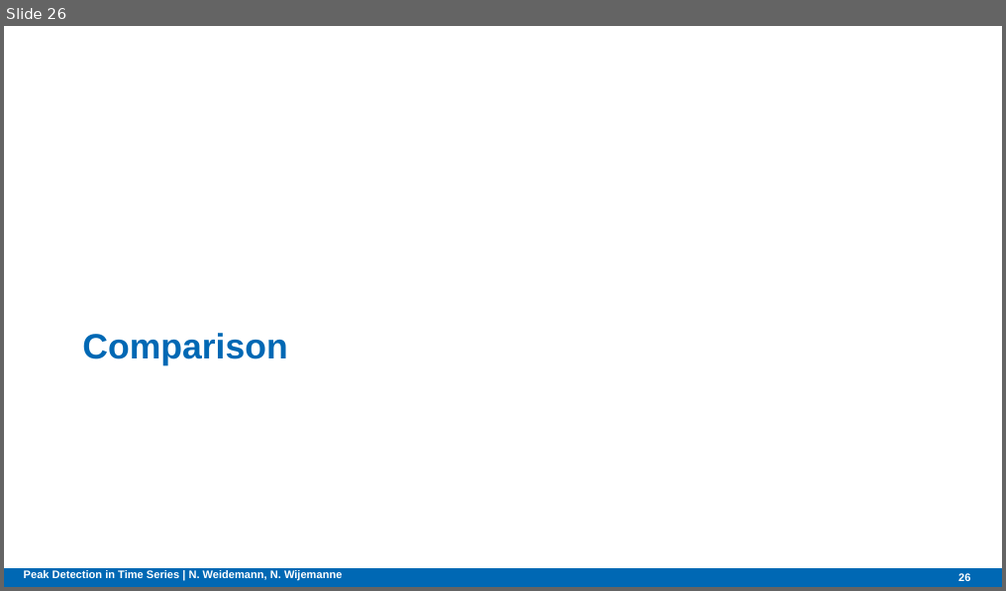
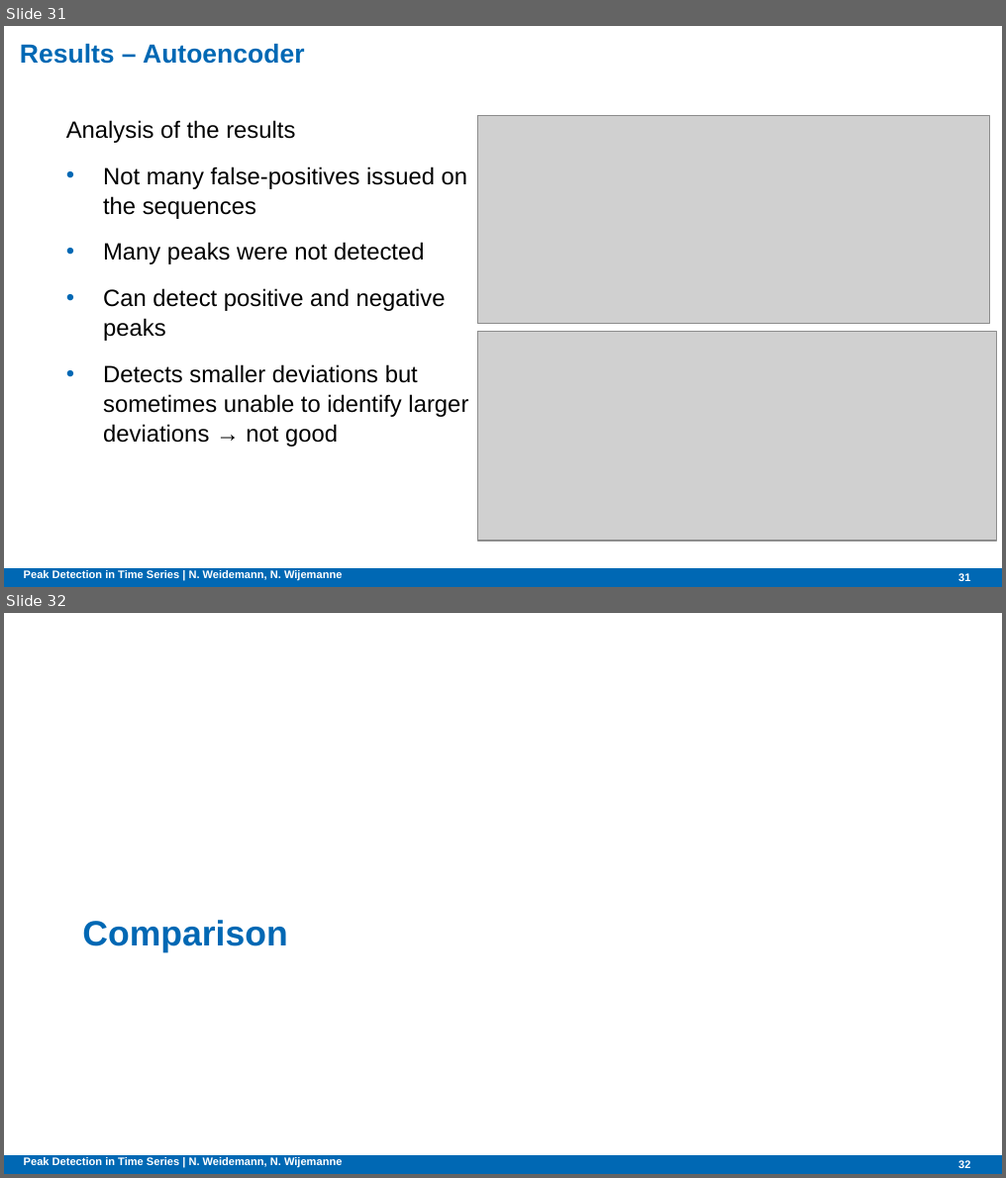
Before and after one commit to NatDharindri/AMSGroup2, a slide deck: Final presentation.pptx. Shown one above the other, each under a label of ours: slide 26 before the commit, slides 31 and 32 after it. The pictures are 1006x591 and 1006x1178 pixels, drawn with LibreOffice and Linux fonts; fonts in the diff are those of the drawing; grey boxes stand for pictures; background and template pictures are left out. Boxes give left, top, right and bottom in pixels: in the first picture for what was removed or moved away, otherwise in the second. Text is boxed around its words. In the diff, an @@ line names an element or a change of style, - is before the commit and + after.

Commit message:
Edits with Autoencoder and Isolation Tree

```diff
--- a/Final presentation.pptx
+++ b/Final presentation.pptx
@@ slide 31 added at (4, 26, 1002, 587), background #FFFFFF; not listed: 1 template element that a slide beside it also shows @@
@@ title added at (20, 43, 304, 64), 18.9 pt, text #0068B4, bold @@
+Results – Autoencoder
@@ text added at (66, 120, 468, 447), 17 pt, text #000000 @@
+Analysis of the results
+• Not many false-positives issued on the sequences
+• Many peaks were not detected
+• Can detect positive and negative peaks
+• Detects smaller deviations but sometimes unable to identify larger deviations → not good
@@ picture added at (478, 116, 990, 323) @@
@@ picture added at (478, 331, 997, 541) @@
@@ text added at (24, 570, 342, 580), 7.9 pt, text #FFFFFF, bold @@
+Peak Detection in Time Series | N. Weidemann, N. Wijemanne
@@ page number added at (958, 573, 970, 581), 7.9 pt, text #FFFFFF, bold @@
+31
@@ what was slide 26 is now slide 32 @@
@@ page number at (958, 1160, 970, 1168): text changed @@
-26
+32
```
Also in this commit, not shown: 1 slide changed, 5 other slides added.
